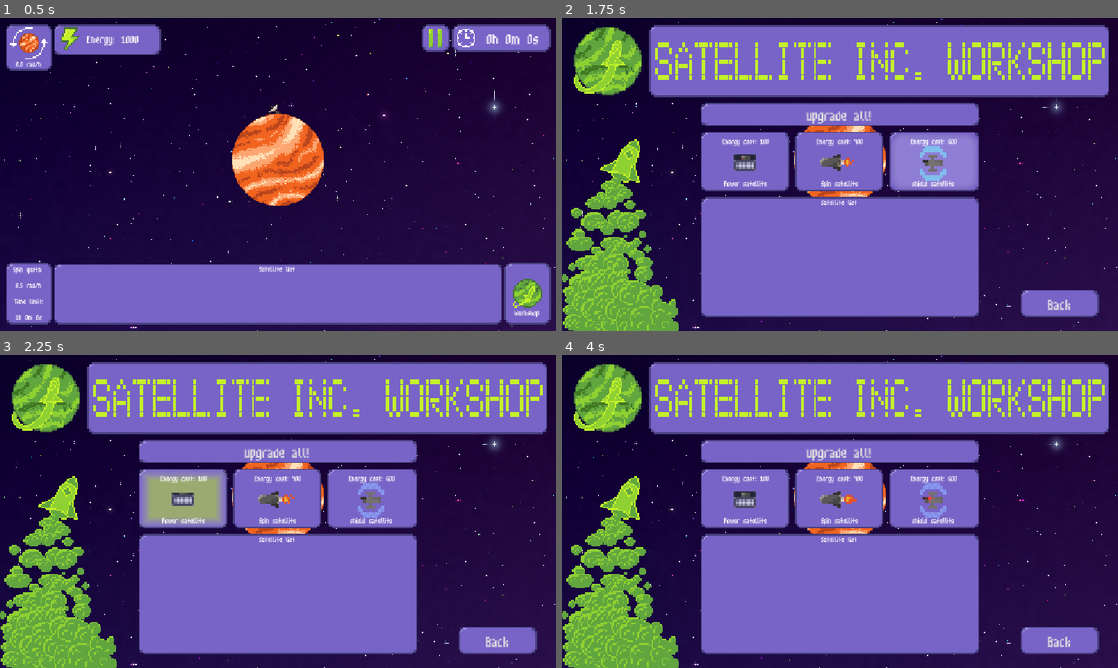
Above: before the commit, frames 1-4 (two rows, left to right).
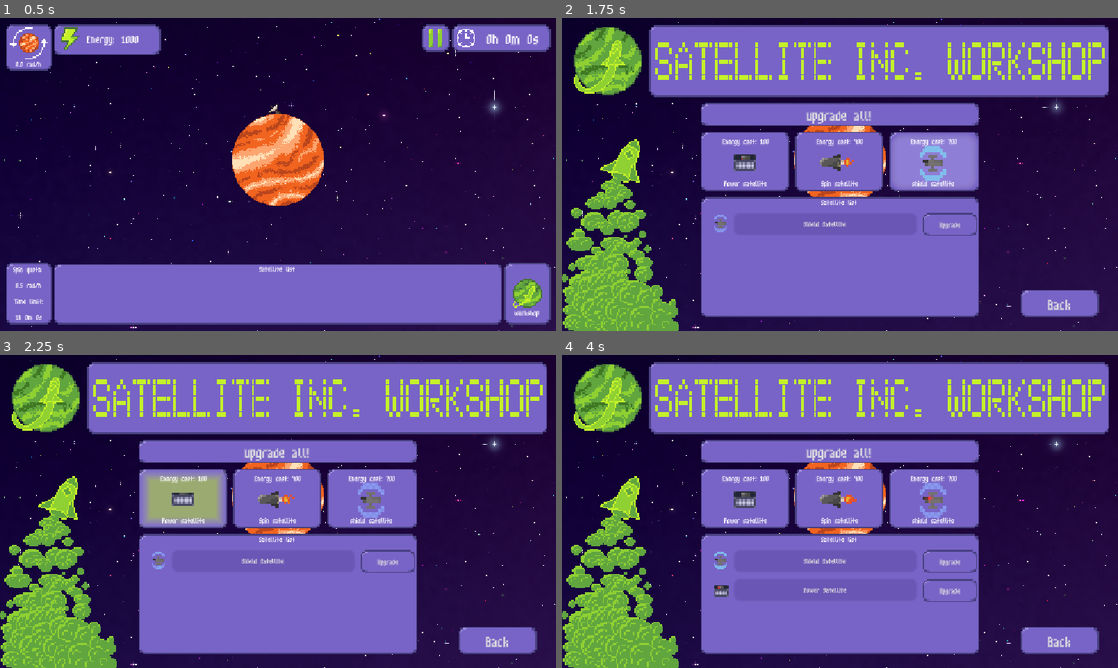
Above: after the commit, the same moments.

Repository: SpookyPlagueDoc777/Orbit-game
Game: Godot game, scene res://Scenes/Game/main_node.tscn
Two runs of this game, one before a commit and one after it. Both use one fixed random seed, a clock stepped at 60 frames per second and the inputs below.
Inputs (mouse positions are in pixels of both pictures, inside the frame that each line leads up to):
- Up to frame 1 (0.5 s): no input
- Up to frame 2 (1.75 s): click (1090, 293) at 0.5 s; tap Enter at 1.25 s; move the mouse to (962, 158) at 1.27 s; click (962, 158) at 1.42 s
- Up to frame 3 (2.25 s): move the mouse to (166, 527) at 2.02 s; click (166, 527) at 2.17 s
- Up to frame 4 (4 s): move the mouse to (895, 442) at 2.77 s; click (895, 442) at 2.92 s; move the mouse to (812, 574) at 3.52 s; click (812, 574) at 3.67 s

Frame 1 is identical in both runs. In frame 2, 0.3% of the frame differs, in the area x 27-75%, y 38-70%; in frame 3, 0.3%; in frame 4, 0.7%, in the area x 27-75%, y 38-79%.

Commit message:
Bug fixes
-Randomised satellite height
-Cannot zoom from shop
-When buying satellites, list resets immediately

Diff:
--- a/Code/Game/Satellites/power_satellite.gd
+++ b/Code/Game/Satellites/power_satellite.gd
@@ -7,7 +7,7 @@
 	satellitetype = "Power"
 	health = 2
 	facesplanet = false
-	orbitradius = 150
+	orbitradius = randi_range(110, 249)
 
 	## Satellite stats
 	satenergyprod = 2
--- a/Code/Game/Satellites/shield_satellite.gd
+++ b/Code/Game/Satellites/shield_satellite.gd
@@ -7,11 +7,11 @@
 	satellitetype = "Shield"
 	health = 20
 	facesplanet = false
-	orbitradius = 200
+	orbitradius = randi_range(250, 500)
 
 	## Satellite stats
 	satenergyprod = 0
-	satenergylaunch = 600
+	satenergylaunch = 700
 	satspinprod = 0
 
 	launch()
--- a/Code/Game/game_scene.gd
+++ b/Code/Game/game_scene.gd
@@ -2,6 +2,7 @@
 
 @onready var camera: Camera2D = $Camera2D
 @onready var planet: Node2D = $Planet
+@onready var shop_menu: Control = $"../CanvasLayer/GameUI/Shop_ui/ShopMenu"
 
 var panning: bool = false
 var panoffset: Vector2
@@ -24,7 +25,7 @@
 		SatelliteManager.planetrotation = planet.rotation
 
 func _input(event: InputEvent) -> void:
-	if event is InputEventMouseButton:
+	if event is InputEventMouseButton && !shop_menu.visible:
 		if get_viewport().get_mouse_position().y > 510:
 			in_menu = true
 		else:
--- a/Code/Ui/game_ui.gd
+++ b/Code/Ui/game_ui.gd
@@ -49,4 +49,15 @@
 		satellite_container2.add_child(satelitus2)
 		satelitus2.update_info(member)
 
-	print(satellites)
+
+
+func _on_buy_energy_satellite_pressed() -> void:
+	update_satellite_list()
+
+
+func _on_buy_spin_satellite_pressed() -> void:
+	update_satellite_list()
+
+
+func _on_buy_shield_satellite_pressed() -> void:
+	update_satellite_list()
--- a/Scenes/Game/Satellites/shield_satellite.tscn
+++ b/Scenes/Game/Satellites/shield_satellite.tscn
@@ -158,7 +158,7 @@
 satellitename = "Shield Satellite"
 health = 2.0
 facesplanet = true
-satenergylaunch = 600
+satenergylaunch = 700
 metadata/_custom_type_script = "uid://rv83iop2l27h"
 
 [node name="AnimatedSprite2D" type="AnimatedSprite2D" parent="." unique_id=915091031]
--- a/Scenes/UI/game_ui.tscn
+++ b/Scenes/UI/game_ui.tscn
@@ -409,6 +409,9 @@
 ignore_time_scale = true
 
 [connection signal="pressed" from="ShopButton/Button" to="." method="_on_button_pressed"]
+[connection signal="pressed" from="Shop_ui/ShopMenu/ActualButtons/Satellites/EnergySatellite/BuyEnergySatellite" to="." method="_on_buy_energy_satellite_pressed"]
+[connection signal="pressed" from="Shop_ui/ShopMenu/ActualButtons/Satellites/SpinSatellite/BuySpinSatellite" to="." method="_on_buy_spin_satellite_pressed"]
+[connection signal="pressed" from="Shop_ui/ShopMenu/ActualButtons/Satellites/ShieldSatellite/BuyShieldSatellite" to="." method="_on_buy_shield_satellite_pressed"]
 [connection signal="pressed" from="Shop_ui/ShopMenu/BackButton/BackButton" to="." method="_on_back_button_pressed"]
 
 [editable path="Shop_ui/ShopMenu"]
--- a/Scenes/UI/shop_menu.tscn
+++ b/Scenes/UI/shop_menu.tscn
@@ -561,7 +561,7 @@
 offset_right = 20.0
 offset_bottom = 15.666672
 grow_horizontal = 2
-text = "Energy cost: 600"
+text = "Energy cost: 700"
 label_settings = SubResource("LabelSettings_4oc0s")
 horizontal_alignment = 1
 
